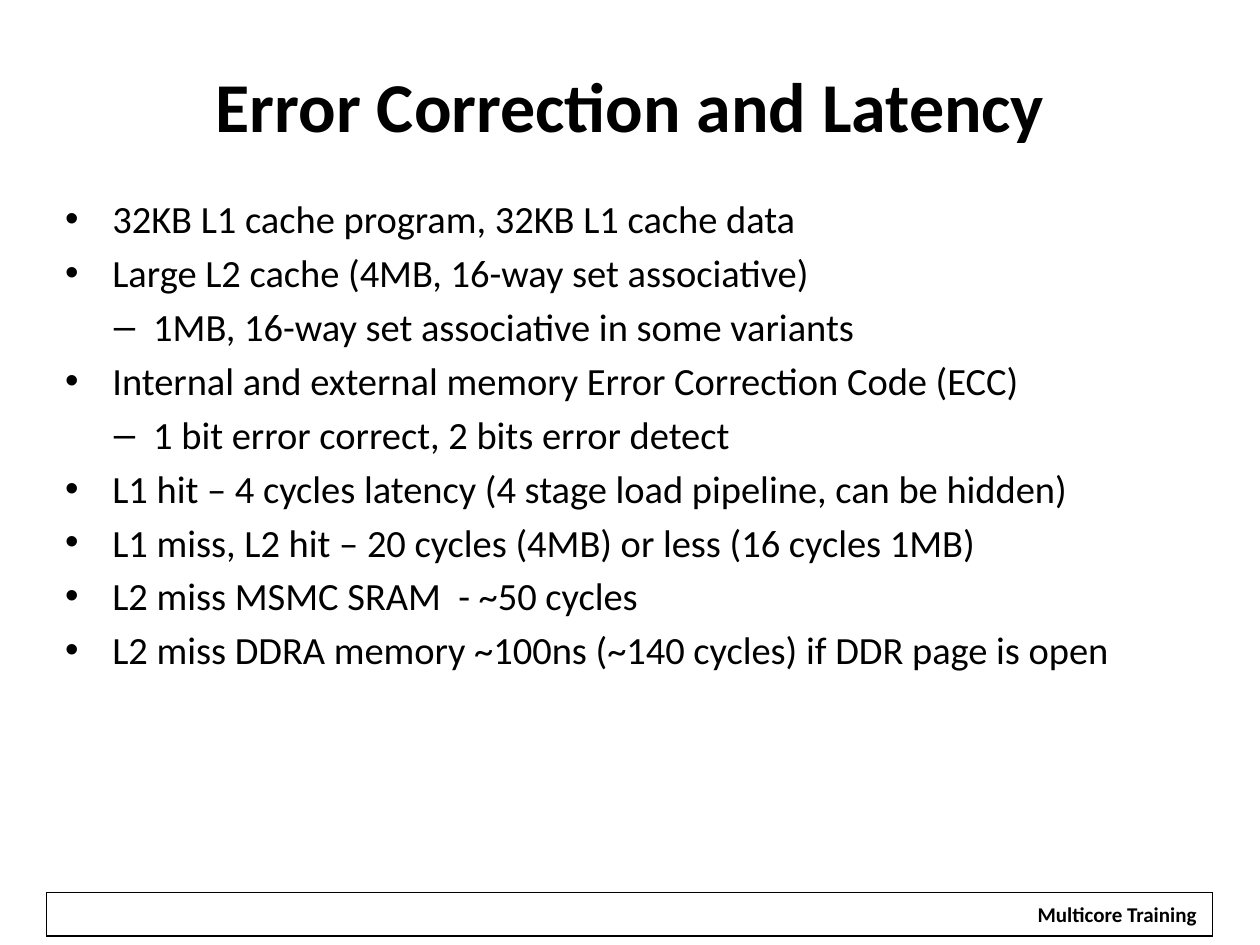
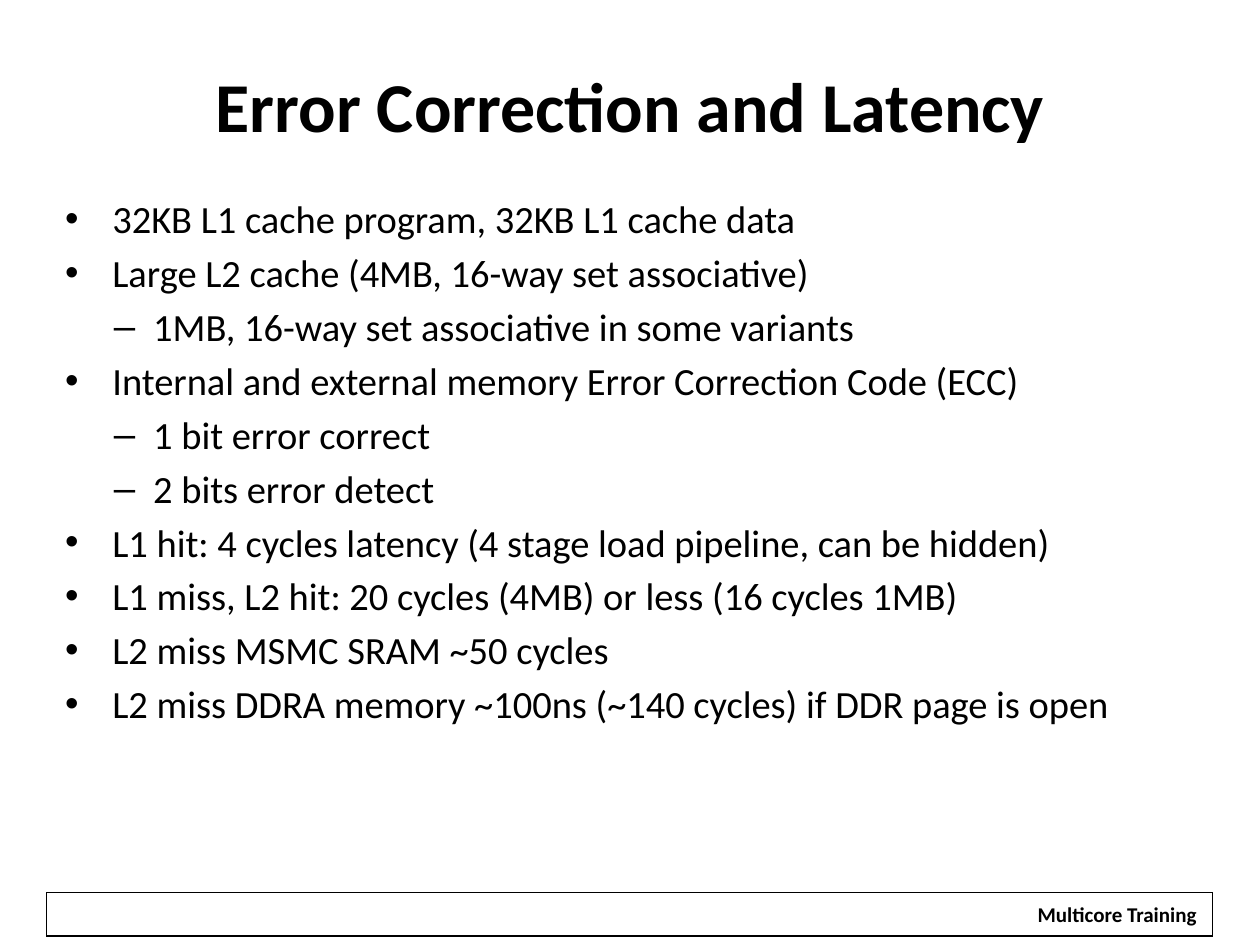
Before and after one commit to hari1989/keystone-workshop, a slide deck: slide 39 of slides/KeyStone ARM Overview.pptx. Drawn at 1260x945 pixels with LibreOffice and Linux fonts; fonts in the diff are those of the drawing; background and template pictures are left out. Boxes give left, top, right and bottom in pixels: in the first picture for what was removed or moved away, otherwise in the second. Text is boxed around its words. In the diff, an @@ line names an element or a change of style, - is before the commit and + after.

```diff
--- a/slides/KeyStone ARM Overview.pptx
+++ b/slides/KeyStone ARM Overview.pptx
@@ text at [112, 422, 1049, 671]: text changed @@
-  – 1 bit error correct, 2 bits error detect
-• L1 hit – 4 cycles latency (4 stage load pipeline, can be hidden)
-• L1 miss, L2 hit – 20 cycles (4MB) or less (16 cycles 1MB)
-• L2 miss MSMC SRAM - ~50 cycles
+  – 1 bit error correct
+  – 2 bits error detect
+• L1 hit: 4 cycles latency (4 stage load pipeline, can be hidden)
+• L1 miss, L2 hit: 20 cycles (4MB) or less (16 cycles 1MB)
+• L2 miss MSMC SRAM ~50 cycles
```
Also in this commit, not shown: 29 other slides changed, 7 other files.
